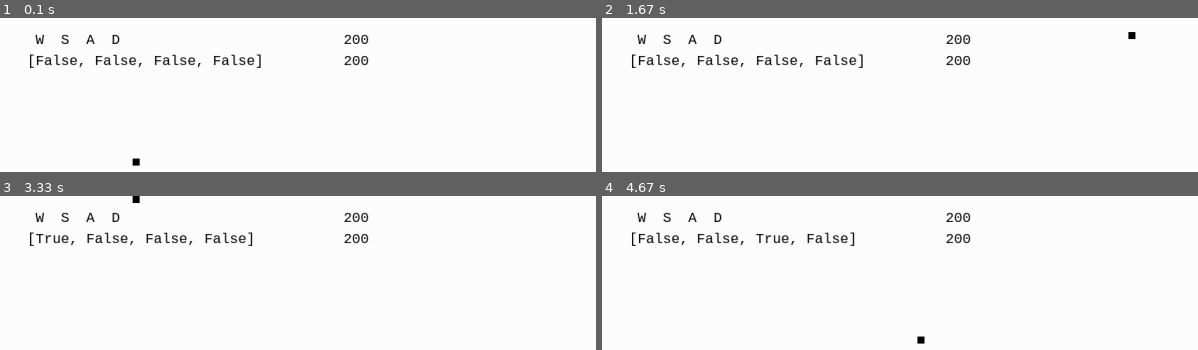
Above: before the commit, frames 1-4 (two rows, left to right).
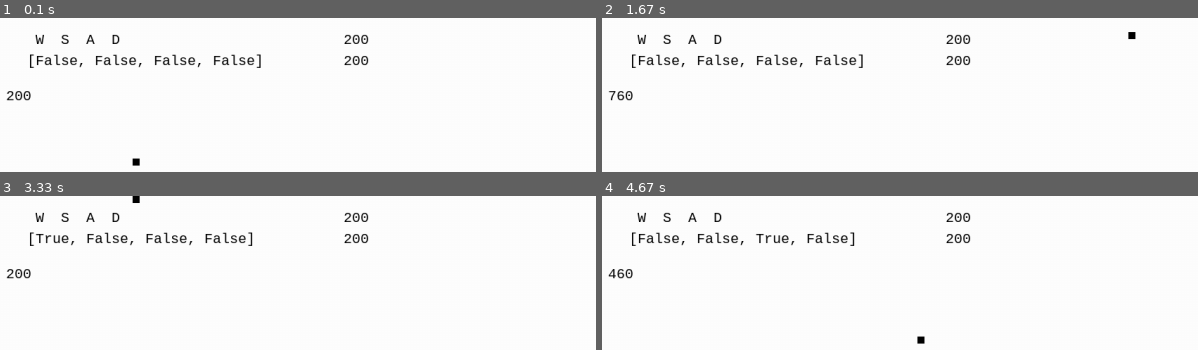
Above: after the commit, the same moments.

Repository: OniReddo/PygamesStof
Game: pygame game, started from PygameObjected.py
Two runs of this game, one before a commit and one after it. Both use one fixed random seed, a clock stepped at 60 frames per second and the inputs below.
Inputs:
- Up to frame 1 (0.1 s): no input
- Up to frame 2 (1.67 s): hold D 0.33-0.8 s; hold W 0.83-1.13 s; hold D 1.17-1.63 s
- Up to frame 3 (3.33 s): hold A 1.67-2.2 s; hold S 2.23-2.53 s; hold A 2.57-2.97 s; hold W from 3 s (still down)
- Up to frame 4 (4.67 s): release W at 3.37 s; hold D 3.4-4.03 s; hold S 4.07-4.43 s; hold A from 4.47 s (still down)

The runs differ from the first frame. In frame 1, 0.2% of the frame differs, in the area x 1-6%, y 47-54%; in frame 2, 0.2%; in frame 3, 0.2%; in frame 4, 0.2%.

Commit message:
sacoisa n funcionar

Diff:
--- a/PygameObjected.py
+++ b/PygameObjected.py
@@ -27,7 +27,7 @@
         Text.createtext(Input.playerinput, 50, 50)
         Text.createtext(' W  S  A  D', 50, 20)
         # Problem is here
-        Text.createtext(Player.playerwheel[0].pposx, 500, 20)
+        Text.createtext(Player.playerwheel[0].posx, 500, 20)
         Text.createtext(Player.playerwheel[0].posy, 500, 50)
         Game.main()
         # text = str(Player.playerwheel[0].pposx)
@@ -63,11 +63,6 @@
         self.posy = 200
         self.color = (0, 0, 0)
 
-    @property
-    def pposx(self):
-        playerpos = self.posx
-        return playerpos
-
     def draw(self):
         pygame.draw.rect(Window.window, self.color, (self.posx, self.posy, 10, 10))
 
@@ -77,22 +72,31 @@
 
     @staticmethod
     def player():
+        # W
         if pygame.key.get_pressed()[K_w]:
-            Input.playerinput[0] = True
+            if not Input.playerinput[1]:
+                Input.playerinput[0] = True
         else:
             Input.playerinput[0] = False
+        # S
         if pygame.key.get_pressed()[K_s]:
-            Input.playerinput[1] = True
+            if not Input.playerinput[0]:
+                Input.playerinput[1] = True
         else:
             Input.playerinput[1] = False
+        # A
         if pygame.key.get_pressed()[K_a]:
-            Input.playerinput[2] = True
+            if not Input.playerinput[3]:
+                Input.playerinput[2] = True
         else:
             Input.playerinput[2] = False
+        # D
         if pygame.key.get_pressed()[K_d]:
-            Input.playerinput[3] = True
+            if not Input.playerinput[2]:
+                Input.playerinput[3] = True
         else:
             Input.playerinput[3] = False
+
 
 class Physics:
     @staticmethod
@@ -141,6 +145,10 @@
         Player.playerwheel[0].draw()
         Text.txtupd()
 
+        text = str(Player.playerwheel[0].posx)
+        surface = Text.textfont.render(text, True, (0, 0, 0))
+        Window.window.blit(surface, (20, 100))
+
         pygame.display.update()
 
 
